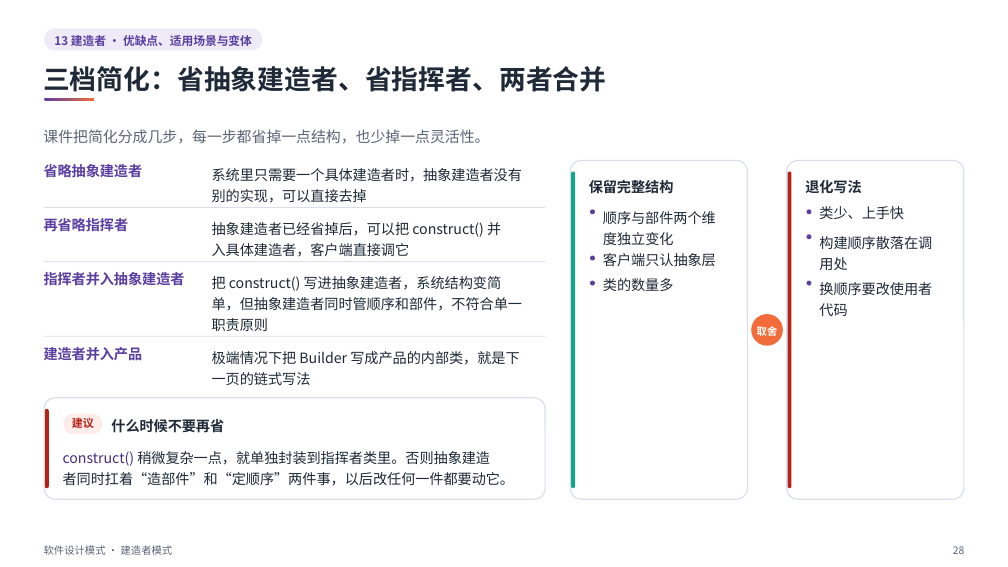
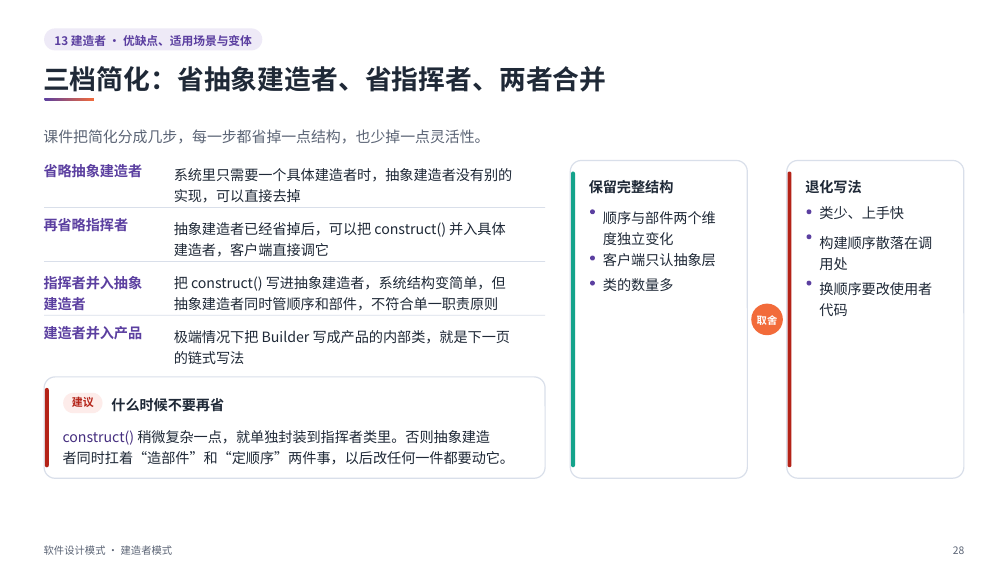
Before and after one commit to sweetcornna/JLU-remake, a slide deck: slide 28 of 大三上/软件设计模式/重制版PPT/13 建造者模式（重制版）.pptx. Drawn at 1008x567 pixels with LibreOffice and Linux fonts; fonts in the diff are those of the drawing. Boxes give left, top, right and bottom in pixels: in the first picture for what was removed or moved away, otherwise in the second. Text is boxed around its words. In the diff, an @@ line names an element or a change of style, - is before the commit and + after.

```diff
--- a/大三上/软件设计模式/重制版PPT/13 建造者模式（重制版）.pptx
+++ b/大三上/软件设计模式/重制版PPT/13 建造者模式（重制版）.pptx
@@ text at <box>174,168,513,203</box>: spaces changed @@
-系统里只需要一个具体建造者时，抽象建造者没有
-别的实现，可以直接去掉
+系统里只需要一个具体建造者时，抽象建造者没有别的
+实现，可以直接去掉
@@ rounded rectangle: place and size @@
-rounded rectangle at <box>570,160,747,499</box>
+rounded rectangle at <box>570,160,747,478</box>
@@ rounded rectangle: place and size @@
-rounded rectangle at <box>571,172,575,488</box>
+rounded rectangle at <box>571,172,575,467</box>
@@ rounded rectangle: place and size @@
-rounded rectangle at <box>787,160,964,499</box>
+rounded rectangle at <box>787,160,964,478</box>
@@ rounded rectangle: place and size @@
-rounded rectangle at <box>788,172,792,488</box>
+rounded rectangle at <box>788,172,792,467</box>
@@ text at <box>174,222,505,257</box>: spaces changed @@
-抽象建造者已经省掉后，可以把 construct() 并
-入具体建造者，客户端直接调它
+抽象建造者已经省掉后，可以把 construct() 并入具体
+建造者，客户端直接调它
@@ text at <box>44,276,143,310</box>: text changed @@
-指挥者并入抽象建造者
+指挥者并入抽象
+建造者
@@ text at <box>174,276,506,311</box>: spaces changed @@
-把 construct() 写进抽象建造者，系统结构变简
-单，但抽象建造者同时管顺序和部件，不符合单一
-职责原则
+把 construct() 写进抽象建造者，系统结构变简单，但
+抽象建造者同时管顺序和部件，不符合单一职责原则
@@ ellipse: place and size @@
-ellipse at <box>752,314,783,346</box>
+ellipse at <box>752,304,783,336</box>
@@ text "取舍": place and size @@
-text "取舍" at <box>757,326,778,336</box>
+text "取舍" at <box>757,315,778,325</box>
@@ text at <box>174,330,511,364</box>: spaces changed @@
-极端情况下把 Builder 写成产品的内部类，就是下
-一页的链式写法
+极端情况下把 Builder 写成产品的内部类，就是下一页
+的链式写法
@@ 4 texts, 3 rounded rectangles, 1 rectangle: place and size @@
-4 texts, 3 rounded rectangles, 1 rectangle at <box>44,336,545,499</box>
+4 texts, 3 rounded rectangles, 1 rectangle at <box>44,315,545,479</box>
```
Also in this commit, not shown: 8 other slides changed, 11 other files.
